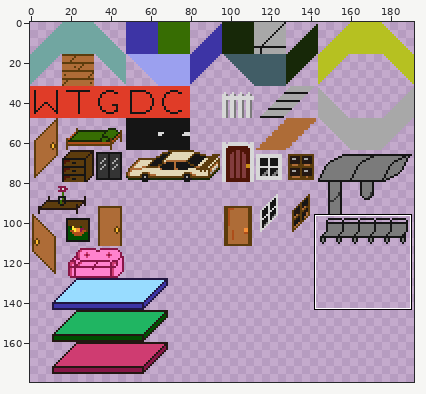
A sprite sheet gets an edit: assets/images/tilesets/tiles.png. Above: a wide view before the commit, with the close-up outlined.
Close-up. As it was:
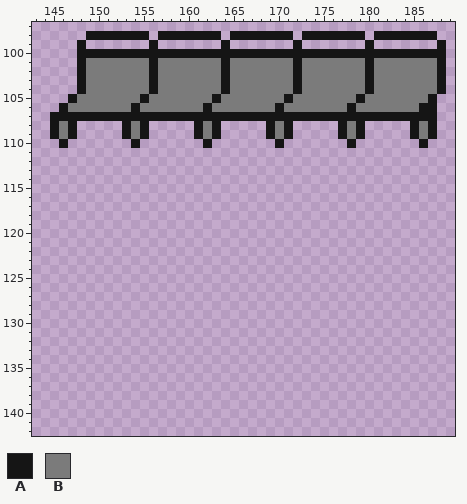
The file is 192x256 pixels. Shown: x 143..189, y 97..142. The wide view leaves out empty margins. The commit also changed other parts of the picture, which this record leaves out.
Palette (. is transparent): A #151515  B #7b7b7b
Pixels before, first column x 145:
 98 ....AAAAAAA.AAAAAAA.AAAAAAA.AAAAAAA.AAAAAAA.
 99 ...A.......A.......A.......A.......A.......A
100 ...AAAAAAAAAAAAAAAAAAAAAAAAAAAAAAAAAAAAAAAAA
101 ...ABBBBBBBABBBBBBBABBBBBBBABBBBBBBABBBBBBBA
102 ...ABBBBBBBABBBBBBBABBBBBBBABBBBBBBABBBBBBBA
103 ...ABBBBBBBABBBBBBBABBBBBBBABBBBBBBABBBBBBBA
104 ...ABBBBBBBABBBBBBBABBBBBBBABBBBBBBABBBBBBBA
105 ..ABBBBBBBABBBBBBBABBBBBBBABBBBBBBABBBBBBBA.
106 .ABBBBBBBABBBBBBBABBBBBBBABBBBBBBABBBBBBBAA.
107 AAAAAAAAAAAAAAAAAAAAAAAAAAAAAAAAAAAAAAAAAAA.
108 ABA.....ABA.....ABA.....ABA.....ABA.....ABA.
109 ABA.....ABA.....ABA.....ABA.....ABA.....ABA.
110 .A.......A.......A.......A.......A.......A..
Now the later version:
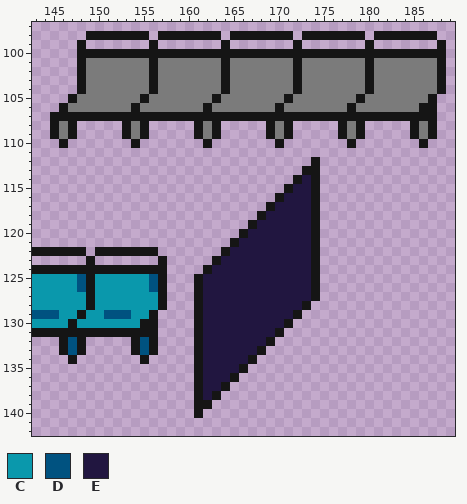
Colours new in this view: C #0a98ac  D #005280  E #211640
What changed:
{"y":112,"x":174,"old":".","new":"A"}
{"y":113,"x":173,"old":"..","new":"AA"}
{"y":114,"x":172,"old":"...","new":"AEA"}
{"y":115,"x":171,"old":"....","new":"AEEA"}
{"y":116,"x":170,"old":".....","new":"AEEEA"}
{"y":117,"x":169,"old":"......","new":"AEEEEA"}
{"y":118,"x":168,"old":".......","new":"AEEEEEA"}
{"y":119,"x":167,"old":"........","new":"AEEEEEEA"}
{"y":120,"x":166,"old":".........","new":"AEEEEEEEA"}
{"y":121,"x":165,"old":"..........","new":"AEEEEEEEEA"}
{"y":122,"x":143,"old":"......","new":"AAAAAA"}
{"y":122,"x":150,"old":".......","new":"AAAAAAA"}
{"y":122,"x":164,"old":"...........","new":"AEEEEEEEEEA"}
{"y":123,"x":149,"old":".","new":"A"}
{"y":123,"x":157,"old":".","new":"A"}
{"y":123,"x":163,"old":"............","new":"AEEEEEEEEEEA"}
{"y":124,"x":143,"old":"...............","new":"AAAAAAAAAAAAAAA"}
{"y":124,"x":162,"old":".............","new":"AEEEEEEEEEEEA"}
{"y":125,"x":143,"old":"...............","new":"CCCCCDACCCCCCDA"}
{"y":125,"x":161,"old":"..............","new":"AEEEEEEEEEEEEA"}
{"y":126,"x":143,"old":"...............","new":"CCCCCDACCCCCCDA"}
{"y":126,"x":161,"old":"..............","new":"AEEEEEEEEEEEEA"}
{"y":127,"x":143,"old":"...............","new":"CCCCCCACCCCCCCA"}
{"y":127,"x":161,"old":"..............","new":"AEEEEEEEEEEEEA"}
{"y":128,"x":143,"old":"...............","new":"CCCCCCACCCCCCCA"}
{"y":128,"x":161,"old":".............","new":"AEEEEEEEEEEEA"}
{"y":129,"x":143,"old":"..............","new":"DDDCCACCDDDCCA"}
{"y":129,"x":161,"old":"............","new":"AEEEEEEEEEEA"}
{"y":130,"x":143,"old":"..............","new":"CCCCACCCCCCCAA"}
{"y":130,"x":161,"old":"...........","new":"AEEEEEEEEEA"}
{"y":131,"x":143,"old":"..............","new":"AAAAAAAAAAAAAA"}
{"y":131,"x":161,"old":"..........","new":"AEEEEEEEEA"}
{"y":132,"x":146,"old":"...","new":"ADA"}
{"y":132,"x":154,"old":"...","new":"ADA"}
{"y":132,"x":161,"old":".........","new":"AEEEEEEEA"}
{"y":133,"x":146,"old":"...","new":"ADA"}
{"y":133,"x":154,"old":"...","new":"ADA"}
{"y":133,"x":161,"old":"........","new":"AEEEEEEA"}
{"y":134,"x":147,"old":".","new":"A"}
{"y":134,"x":155,"old":".","new":"A"}
{"y":134,"x":161,"old":".......","new":"AEEEEEA"}
{"y":135,"x":161,"old":"......","new":"AEEEEA"}
{"y":136,"x":161,"old":".....","new":"AEEEA"}
{"y":137,"x":161,"old":"....","new":"AEEA"}
{"y":138,"x":161,"old":"...","new":"AEA"}
{"y":139,"x":161,"old":"..","new":"AA"}
{"y":140,"x":161,"old":".","new":"A"}
